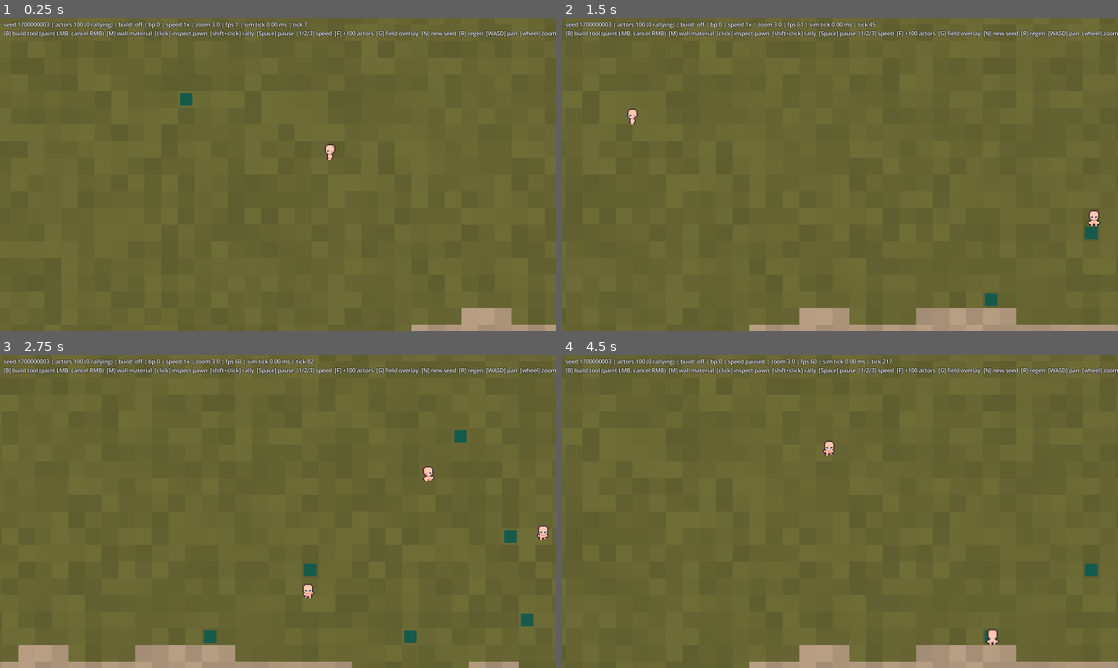
Above: before the commit, frames 1-4 (two rows, left to right).
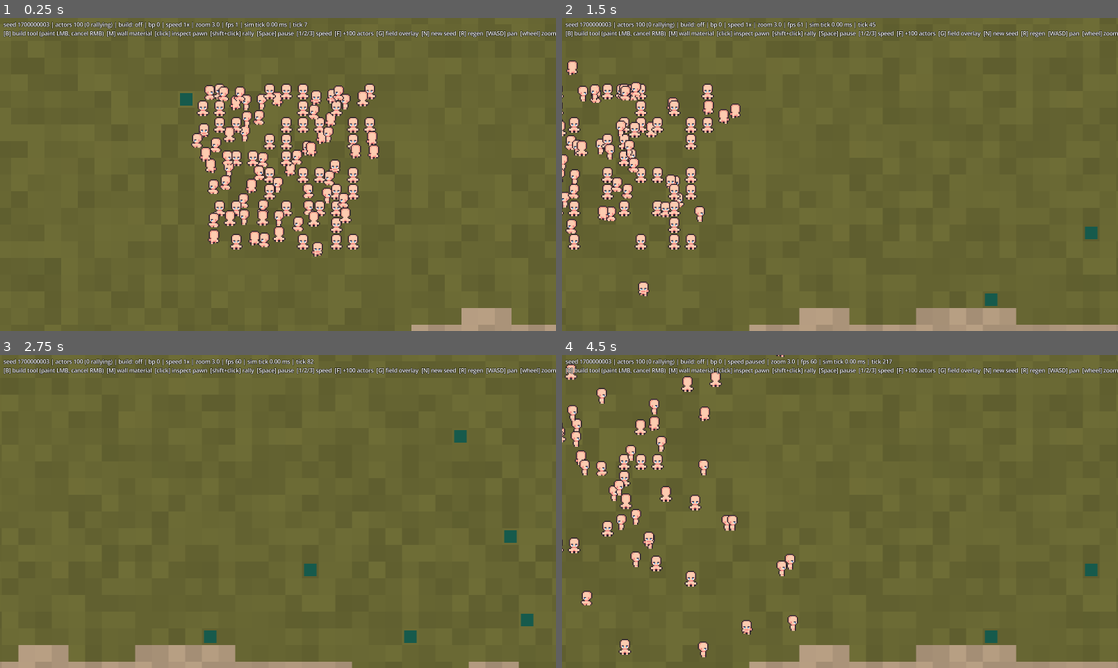
Above: after the commit, the same moments.

Repository: young-steveo/colony-sim
Game: Godot game, scene res://game/main.tscn
Same seed, same stepped clock (60 frames per second), same inputs: the game is played once before the commit and once after it.
Inputs (mouse positions are in pixels of both pictures, inside the frame that each line leads up to):
- Up to frame 1 (0.25 s): no input
- Up to frame 2 (1.5 s): move the mouse to (962, 158) at 0.52 s; hold D (pan_right) 0.53-1.25 s; hold M (build_material) 0.53-1.25 s; click (962, 158) at 0.67 s; drag from (728, 190) to (812, 237) at 1.27 s
- Up to frame 3 (2.75 s): move the mouse to (333, 442) at 2.02 s; hold D (pan_right) from 2.03 s (still down); hold 1 (sim_speed_1) from 2.03 s (still down)
- Up to frame 4 (4.5 s): release D (pan_right) at 2.75 s; release 1 (sim_speed_1) at 2.75 s; drag from (812, 574) to (673, 464) at 2.77 s; move the mouse to (1006, 558) at 3.52 s; hold A (pan_left) 3.53-4.25 s; hold 3 (sim_speed_3) 3.53-4.25 s; tap Space (sim_pause) at 4.15 s; drag from (673, 464) to (756, 433) at 4.27 s

The runs differ from the first frame. In frame 1, 8.1% of the frame differs, in the area x 34-69%, y 20-77%; in frame 2, 5.3%; in frame 3, 0.2%; in frame 4, 3.7%.

Commit message:
Activity machines under the brain; wander becomes a stroll; center spawn
Utility brain keeps deciding WHETHER; each execution is now an explicit
phase machine deciding HOW: single enter/exit hooks, DONE/FAILED outcomes
handled centrally, preemption/rally/rescue all release pawn state through
the same exit. Wander gets heading-persistent legs with bounded steering
turns, standing pauses, and an ambling pace. Spawns cluster at the map
center (deterministic ring scan).

Co-Authored-By: Claude Fable 5 <noreply@anthropic.com>

Diff:
--- a/sim/core/actor_pool.gd
+++ b/sim/core/actor_pool.gd
@@ -13,9 +13,29 @@
 ## A player rally command (responding == 1) overrides the brain until
 ## arrival — director-mode-lite; later, orders become heavy considerations
 ## inside the same scoring pass instead of a bypass.
+##
+## ACTIVITY MACHINES (GDD Architecture Commitments): the brain owns
+## transitions BETWEEN activities; an activity owns transitions WITHIN
+## itself. Each execution is a small phase machine — enter via
+## _start_action, tick returns ACT_RUNNING/ACT_DONE/ACT_FAILED, and every
+## way out (completion, failure, preemption, rally, rescue) releases pawn
+## state through the single exit hook (_exit_action). An activity may
+## finish itself (its success criterion can read the need it restores) but
+## it never weighs alternatives — "should this pawn be doing something
+## else" is solely the brain's question. The moment a phase transition
+## starts reading needs, the brain has leaked into the body: stop.
 
 const ARRIVE_DISTANCE := 0.05
-const WANDER_RADIUS := 8.0
+# Wandering is a stroll, not a random walk: legs keep roughly the current
+# heading (bounded steering turns, never a snap reversal unless walls force
+# one), pawns pause between legs, and they amble below task speed.
+const WANDER_LEG_MIN := 2.0
+const WANDER_LEG_MAX := 6.0
+const WANDER_TURN := PI * 0.45  # typical steering range per leg (~±81°)
+const WANDER_PAUSE_CHANCE := 0.55
+const WANDER_PAUSE_MIN_TICKS := 30  # 1 s at 30 tps
+const WANDER_PAUSE_MAX_TICKS := 150
+const WANDER_SPEED_SCALE := 0.6
 const JITTER := 0.35
 const DECIDE_INTERVAL := 15
 const COMMITMENT_BONUS := 1.1
@@ -24,6 +44,31 @@
 # wandering off after two bites.
 const BUCKET_CUTOFF := 0.15
 const NO_ACTION := -1
+
+# Activity outcomes: every activity tick returns one of these. RUNNING
+# keeps the pawn; anything else ends the activity through the exit hook
+# (FAILED is DONE that couldn't finish — same cleanup, different story).
+const ACT_RUNNING := 0
+const ACT_DONE := 1
+const ACT_FAILED := 2
+
+# Activity phases. The enter hook picks the starting phase; phase names
+# surface in the inspection panel via phase_label (legibility contract).
+const WANDER_WAIT := 0
+const WANDER_STROLL := 1
+const EAT_GOTO := 0
+const EAT_CONSUME := 1
+const BEDREST_GOTO := 0
+const BEDREST_SLEEP := 1
+const BUILD_TRAVEL := 0
+const BUILD_WORK := 1
+const PHASE_NAMES := {
+	&"eat": ["goto", "consume"],
+	&"sleep": ["sleep"],
+	&"sleep_bed": ["goto", "sleep"],
+	&"build": ["travel", "work"],
+	&"wander": ["wait", "stroll"],
+}
 
 var count := 0
 var ids := PackedInt32Array()
@@ -35,9 +80,11 @@
 var decision_counts := PackedInt32Array()
 var jitter := PackedVector2Array()
 var current_action := PackedInt32Array()
-var action_timer := PackedInt32Array()
+var phase := PackedInt32Array()  # phase within the current activity
+var phase_timer := PackedInt32Array()  # scratch timer; resets on phase change
 var build_claims := PackedInt32Array()  # blueprint cell being worked, or -1
 var build_cooldowns := PackedInt32Array()  # no build re-pick until this tick
+var headings := PackedFloat32Array()  # stroll direction, persists across legs
 var needs: Array[PackedFloat32Array] = []
 var last_scores := PackedFloat32Array()  # count * n_actions, row per pawn
 
@@ -62,23 +109,23 @@
 	var _e7: int = decision_counts.resize(new_count)
 	var _e8: int = jitter.resize(new_count)
 	var _e9: int = current_action.resize(new_count)
-	var _e10: int = action_timer.resize(new_count)
+	var _e10: int = phase.resize(new_count)
 	var _e11: int = last_scores.resize(new_count * _n_actions)
 	var _e13: int = build_claims.resize(new_count)
 	var _e14: int = build_cooldowns.resize(new_count)
+	var _e15: int = headings.resize(new_count)
+	var _e16: int = phase_timer.resize(new_count)
 	for nd: int in _n_needs:
 		var _e12: int = needs[nd].resize(new_count)
 	for i: int in range(count, new_count):
 		var id := _spawned_total
 		_spawned_total += 1
 		var s := SimRng.stream(SimRng.key([world.world_seed, "spawn", id]))
-		var pos := Vector2(world.width * 0.5, world.height * 0.5)
-		for attempt: int in 64:
-			var x := s.next_range(0, world.width - 1)
-			var y := s.next_range(0, world.height - 1)
-			if world.is_walkable(x, y):
-				pos = Vector2(x + 0.5, y + 0.5)
-				break
+		# The colony starts as a knot at the map's heart: pawn id takes the
+		# id-th walkable cell scanning outward from the center, so spawns
+		# cluster on screen (the camera opens there) without stacking.
+		var cell := _center_spawn_cell(world, id)
+		var pos := Vector2(cell) + Vector2(0.5, 0.5)
 		ids[i] = id
 		positions[i] = pos
 		prev_positions[i] = pos
@@ -88,9 +135,11 @@
 		decision_counts[i] = 0
 		jitter[i] = Vector2((s.nextf() - 0.5) * JITTER, (s.nextf() - 0.5) * JITTER)
 		current_action[i] = NO_ACTION
-		action_timer[i] = 0
+		phase[i] = 0
+		phase_timer[i] = 0
 		build_claims[i] = -1
 		build_cooldowns[i] = 0
+		headings[i] = s.nextf() * TAU
 		for nd: int in _n_needs:
 			# Staggered starting levels so the colony doesn't eat and sleep
 			# in lockstep.
@@ -98,11 +147,12 @@
 	count = new_count
 
 
-## A rally command exists: everyone answers the call.
+## A rally command exists: everyone answers the call. Rallying is an
+## interruption like any other — the current activity exits cleanly.
 func rally() -> void:
 	for i: int in count:
 		responding[i] = 1
-		targets[i] = positions[i]
+		_stop_action(i)
 
 
 func need_value(need_idx: int, i: int) -> float:
@@ -126,17 +176,20 @@
 		if current_action[i] == NO_ACTION or (ctx.tick + ids[i]) % DECIDE_INTERVAL == 0:
 			_decide(ctx, i)
 		var action := ctx.defs.actions[current_action[i]]
+		var outcome := ACT_RUNNING
 		match action.execution:
 			&"eat":
-				_tick_eat(ctx, i, action, dt)
+				outcome = _eat_tick(ctx, i, action, dt)
 			&"sleep":
-				_tick_sleep(ctx, i, action, dt)
+				outcome = _sleep_tick(ctx, i, action, dt)
 			&"sleep_bed":
-				_tick_sleep_bed(ctx, i, action, dt)
+				outcome = _sleep_bed_tick(ctx, i, action, dt)
 			&"build":
-				_tick_build(ctx, i, dt)
+				outcome = _build_tick(ctx, i, dt)
 			&"wander":
-				_tick_wander(ctx, i, dt)
+				outcome = _wander_tick(ctx, i, dt)
+		if outcome != ACT_RUNNING:
+			_stop_action(i)  # re-decide next tick
 
 
 # --- decision -------------------------------------------------------------
@@ -178,6 +231,10 @@
 			chosen = best
 			break
 	if chosen != current_action[i]:
+		# Preemption is the brain's right, but the losing activity always
+		# gets its exit — claims and phase state never leak across.
+		if current_action[i] != NO_ACTION:
+			_exit_action(i)
 		_start_action(ctx, i, chosen)
 
 
@@ -227,96 +284,142 @@
 	return float(dist) / float(FlowField.COST_ORTH)
 
 
+## Enter hook: the only way into an activity.
 func _start_action(ctx: AiContext, i: int, action_idx: int) -> void:
 	current_action[i] = action_idx
-	action_timer[i] = 0
+	phase[i] = 0
+	phase_timer[i] = 0
+	targets[i] = positions[i]
 	match ctx.defs.actions[action_idx].execution:
 		&"wander":
-			decision_counts[i] += 1
-			var s := SimRng.stream(
-				SimRng.key([ctx.world.world_seed, "decide", ids[i], decision_counts[i]])
-			)
-			targets[i] = _local_wander(ctx.world, positions[i], s)
-		_:
-			targets[i] = positions[i]
-
-
-func _complete(i: int) -> void:
-	current_action[i] = NO_ACTION  # re-decide next tick
+			_wander_enter(ctx, i)
+
+
+## Exit hook: the ONLY place pawn-local activity state is released. Every
+## way out of an activity — DONE, FAILED, preemption, rally, rescue,
+## displacement — funnels through here so nothing leaks into the next one.
+func _exit_action(i: int) -> void:
+	phase[i] = 0
+	phase_timer[i] = 0
 	targets[i] = positions[i]
 	build_claims[i] = -1
 
 
-# --- execution ------------------------------------------------------------
-
-
+func _stop_action(i: int) -> void:
+	_exit_action(i)
+	current_action[i] = NO_ACTION  # re-decide next tick
+
+
+## Phase transition inside an activity. The timer always resets: a phase
+## may not smuggle state across the boundary.
+func _set_phase(i: int, p: int) -> void:
+	phase[i] = p
+	phase_timer[i] = 0
+
+
+## Inspection-panel label for the pawn's current phase (legibility
+## contract: the player can always see what a pawn is doing and why).
+func phase_label(defs: AiDefs, i: int) -> String:
+	if current_action[i] == NO_ACTION:
+		return ""
+	var names: Array = PHASE_NAMES.get(defs.actions[current_action[i]].execution, [])
+	if phase[i] >= names.size():
+		return ""
+	return names[phase[i]]
+
+
+# --- activities -----------------------------------------------------------
+# Each activity is a phase machine: transitions between phases first, then
+# tick the current phase. Return values end the activity; only the brain
+# starts a different one.
+
+
+## Rally is not an activity — it's the player's hand overriding the brain
+## entirely (see header). It gets the same clean exit on arrival.
 func _tick_rally(ctx: AiContext, i: int, dt: float) -> void:
 	if not _follow_field(ctx, i, ctx.command_field, dt):
 		responding[i] = 0
-		_complete(i)
-
-
-func _tick_eat(ctx: AiContext, i: int, action: AiDefs.ActionDef, dt: float) -> void:
+		_stop_action(i)
+
+
+func _eat_tick(ctx: AiContext, i: int, action: AiDefs.ActionDef, dt: float) -> int:
 	var cell := _cell_of(ctx.world, positions[i])
+	# Standing on berries is the whole transition condition, both ways
+	# (the bush can empty under us mid-meal).
 	if ctx.bushes.has_berries_at(cell):
-		action_timer[i] += 1
-		if action_timer[i] >= action.ticks_per_bite:
-			action_timer[i] = 0
+		if phase[i] != EAT_CONSUME:
+			_set_phase(i, EAT_CONSUME)
+	elif phase[i] != EAT_GOTO:
+		_set_phase(i, EAT_GOTO)
+
+	if phase[i] == EAT_CONSUME:
+		phase_timer[i] += 1
+		if phase_timer[i] >= action.ticks_per_bite:
+			phase_timer[i] = 0
 			var _ate: bool = ctx.bushes.consume_at(cell)
 			var hunger_idx := action.considerations[0].need_idx
 			needs[hunger_idx][i] = minf(needs[hunger_idx][i] + action.restore_per_bite, 1.0)
 			if needs[hunger_idx][i] >= 0.98:
-				_complete(i)
-		return
+				return ACT_DONE
+		return ACT_RUNNING
 	if ctx.food_field == null or not _follow_field(ctx, i, ctx.food_field, dt):
-		# Unreachable, or the bush emptied under us: give up and re-decide.
-		_complete(i)
-
-
-func _tick_sleep(ctx: AiContext, i: int, action: AiDefs.ActionDef, dt: float) -> void:
+		return ACT_FAILED  # unreachable: give up and re-decide
+	return ACT_RUNNING
+
+
+func _sleep_tick(ctx: AiContext, i: int, action: AiDefs.ActionDef, dt: float) -> int:
 	# Prefer not to bed down on someone's construction site — but if
 	# there's no open ground one step away (deep in a painted field),
 	# sleep on the ghost anyway: the occupancy rule defers that cell's
 	# construction, and an unsleepable pawn is a starving deadlock.
 	var cell := _cell_of(ctx.world, positions[i])
 	if ctx.blueprints.has_at(cell) and _step_off_blueprints(ctx, i, cell, dt):
-		return
+		return ACT_RUNNING
 	var rest_idx := action.considerations[0].need_idx
 	needs[rest_idx][i] = minf(needs[rest_idx][i] + action.restore_per_second * dt, 1.0)
-	if needs[rest_idx][i] >= action.wake_threshold:
-		_complete(i)
-
-
-func _tick_sleep_bed(ctx: AiContext, i: int, action: AiDefs.ActionDef, dt: float) -> void:
+	return ACT_DONE if needs[rest_idx][i] >= action.wake_threshold else ACT_RUNNING
+
+
+func _sleep_bed_tick(ctx: AiContext, i: int, action: AiDefs.ActionDef, dt: float) -> int:
 	var cell := _cell_of(ctx.world, positions[i])
 	if ctx.world.structure_at_cell(cell) == SimWorld.STRUCT_BED:
+		if phase[i] != BEDREST_SLEEP:
+			_set_phase(i, BEDREST_SLEEP)
+	elif phase[i] != BEDREST_GOTO:
+		_set_phase(i, BEDREST_GOTO)
+
+	if phase[i] == BEDREST_SLEEP:
 		var rest_idx := action.considerations[0].need_idx
 		needs[rest_idx][i] = minf(needs[rest_idx][i] + action.restore_per_second * dt, 1.0)
-		if needs[rest_idx][i] >= action.wake_threshold:
-			_complete(i)
-		return
+		return ACT_DONE if needs[rest_idx][i] >= action.wake_threshold else ACT_RUNNING
 	if ctx.bed_field == null or not _follow_field(ctx, i, ctx.bed_field, dt):
-		_complete(i)
+		return ACT_FAILED
+	return ACT_RUNNING
 
 
 ## Builders work standing exactly one tile beside the blueprint — never on
 ## it — and refuse walls that would seal them into a pocket. Blueprint
 ## ghosts are scaffolding: pawns stand on them freely (solid fills need it),
 ## but a cell is never built while anyone occupies it.
-func _tick_build(ctx: AiContext, i: int, dt: float) -> void:
+func _build_tick(ctx: AiContext, i: int, dt: float) -> int:
 	var cell := _cell_of(ctx.world, positions[i])
+	# A live claim is the WORK-phase condition; it revalidates every tick
+	# because the world moves under builders (cancelled ghosts, walls
+	# built by others, our own arrival at a new frontier).
 	var claim := build_claims[i]
 	if claim >= 0 and (not ctx.blueprints.has_at(claim) or not _cells_adjacent(ctx.world, cell, claim)):
 		claim = -1
 	if claim < 0:
 		claim = _pick_adjacent_blueprint(ctx, cell)
 		build_claims[i] = claim
-	if claim >= 0:
+	if phase[i] != (BUILD_WORK if claim >= 0 else BUILD_TRAVEL):
+		_set_phase(i, BUILD_WORK if claim >= 0 else BUILD_TRAVEL)
+
+	if phase[i] == BUILD_WORK:
 		targets[i] = positions[i]
 		if not ctx.blueprints.add_worker(claim):
 			build_cooldowns[i] = ctx.tick + 45
-			_complete(i)  # crowded this tick; re-decide
-			return
+			return ACT_FAILED  # crowded this tick; re-decide
 		var mat := ctx.blueprints.material_at(claim)
 		var built := ctx.blueprints.add_work(claim, dt)
 		if built != SimWorld.STRUCT_NONE:
@@ -328,13 +431,14 @@
 			# decide cadence.) Re-rolling life plans after every wall is
 			# how construction turns into a colony-wide relay race.
 			build_claims[i] = -1
-		return
+		return ACT_RUNNING
 	# No workable job here: travel toward the build frontier, stopping one
 	# cell short of the goal (you can't build what you stand on). Blocked or
 	# out of road: cool down so we don't statue in place on a stale field.
 	if ctx.blueprint_field == null or not _follow_field(ctx, i, ctx.blueprint_field, dt, true):
 		build_cooldowns[i] = ctx.tick + 45
-		_complete(i)
+		return ACT_FAILED
+	return ACT_RUNNING
 
 
 ## Adjacent blueprint with worker capacity that is safe to build: never one
@@ -433,7 +537,7 @@
 				if world.is_walkable(x + dx, y + dy):
 					positions[i] = Vector2(x + dx + 0.5, y + dy + 0.5) + jitter[i]
 					prev_positions[i] = positions[i]
-					_complete(i)
+					_stop_action(i)
 					return
 
 
@@ -452,16 +556,36 @@
 			if world.is_walkable(nx, ny):
 				positions[i] = Vector2(nx + 0.5, ny + 0.5) + jitter[i]
 				prev_positions[i] = positions[i]
-				_complete(i)
+				_stop_action(i)
 				break
 
 
-func _tick_wander(ctx: AiContext, i: int, dt: float) -> void:
+## A stroll alternates walking legs with standing pauses; each DONE comes
+## back through the brain, and re-entry rolls the next leg or pause.
+func _wander_enter(ctx: AiContext, i: int) -> void:
+	decision_counts[i] += 1
+	var s := SimRng.stream(
+		SimRng.key([ctx.world.world_seed, "decide", ids[i], decision_counts[i]])
+	)
+	if s.nextf() < WANDER_PAUSE_CHANCE:
+		_set_phase(i, WANDER_WAIT)
+		phase_timer[i] = WANDER_PAUSE_MIN_TICKS + s.next_range(
+			0, WANDER_PAUSE_MAX_TICKS - WANDER_PAUSE_MIN_TICKS
+		)
+	else:
+		_set_phase(i, WANDER_STROLL)
+		targets[i] = _pick_stroll_leg(ctx.world, i, s)
+
+
+func _wander_tick(ctx: AiContext, i: int, dt: float) -> int:
+	if phase[i] == WANDER_WAIT:
+		phase_timer[i] -= 1
+		return ACT_DONE if phase_timer[i] <= 0 else ACT_RUNNING
 	if not ctx.world.is_walkable(floori(targets[i].x), floori(targets[i].y)):
-		_complete(i)
-		return
-	if _move_toward_target(i, speeds[i] * dt):
-		_complete(i)
+		return ACT_FAILED  # a wall landed on the destination mid-leg
+	if _move_toward_target(i, speeds[i] * WANDER_SPEED_SCALE * dt):
+		return ACT_DONE
+	return ACT_RUNNING
 
 
 # --- movement -------------------------------------------------------------
@@ -530,12 +654,40 @@
 	return floori(pos.y) * world.width + floori(pos.x)
 
 
-func _local_wander(world: SimWorld, pos: Vector2, s: SimRng.Stream) -> Vector2:
+## The order-th walkable cell scanning outward from the map center in
+## deterministic ring order (Chebyshev rings, row-major within each ring).
+static func _center_spawn_cell(world: SimWorld, order: int) -> Vector2i:
+	@warning_ignore("integer_division")
+	var cx := world.width / 2
+	@warning_ignore("integer_division")
+	var cy := world.height / 2
+	var seen := 0
+	for r: int in maxi(world.width, world.height):
+		for dy: int in range(-r, r + 1):
+			for dx: int in range(-r, r + 1):
+				if maxi(absi(dx), absi(dy)) != r:
+					continue
+				if world.is_walkable(cx + dx, cy + dy):
+					if seen == order:
+						return Vector2i(cx + dx, cy + dy)
+					seen += 1
+	return Vector2i(cx, cy)
+
+
+## One stroll leg: steer from the pawn's current heading by a bounded,
+## center-weighted turn. The cone widens toward a full U-turn only as
+## attempts fail, so reversals happen when geometry demands them, not by
+## coin flip.
+func _pick_stroll_leg(world: SimWorld, i: int, s: SimRng.Stream) -> Vector2:
+	var pos := positions[i]
 	for attempt: int in 16:
-		var angle := s.nextf() * TAU
-		var radius := 1.0 + s.nextf() * WANDER_RADIUS
+		var spread := WANDER_TURN + (PI - WANDER_TURN) * float(attempt) / 15.0
+		var turn := (s.nextf() + s.nextf() - 1.0) * spread
+		var angle := headings[i] + turn
+		var radius := WANDER_LEG_MIN + s.nextf() * (WANDER_LEG_MAX - WANDER_LEG_MIN)
 		var t := pos + Vector2.from_angle(angle) * radius
 		if _line_walkable(world, pos, t):
+			headings[i] = wrapf(angle, -PI, PI)
 			return t
 	return pos
 
